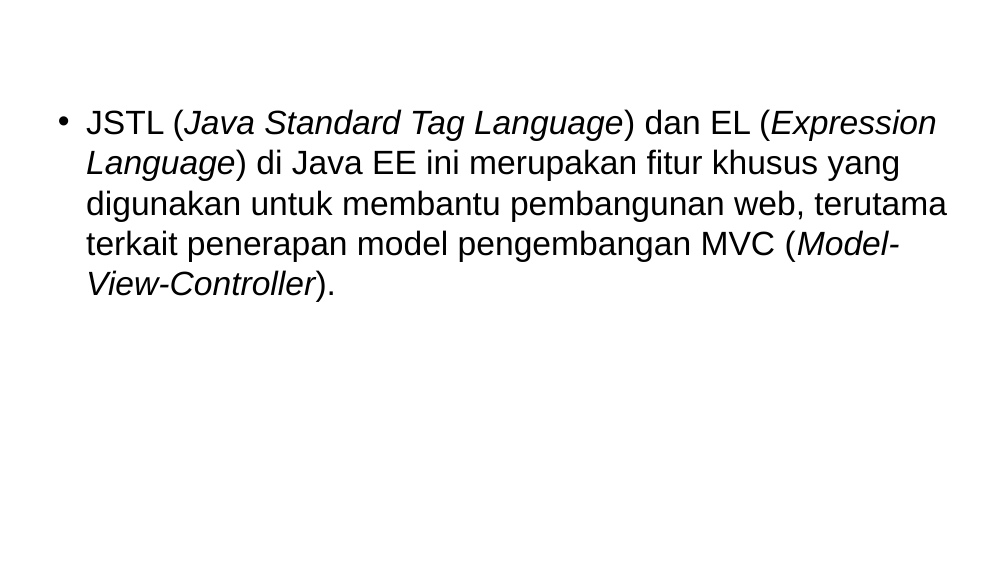
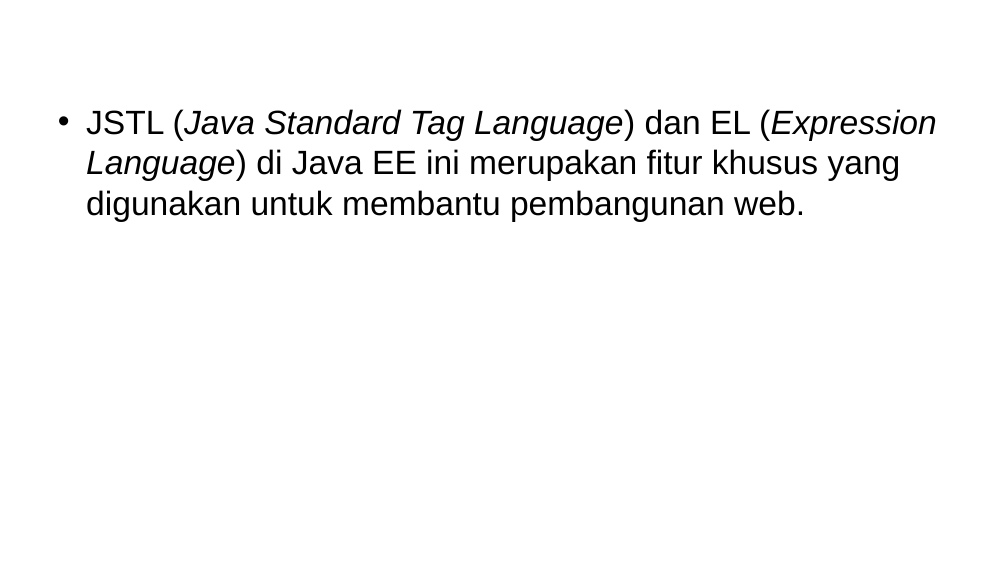
Before and after one commit to ruang-belajar/java-ee, a slide deck: slide 3 of docs/res/Java EE - Pertemuan 6.pptx. Drawn at 1008x567 pixels with LibreOffice and Linux fonts; fonts in the diff are those of the drawing; background and template pictures are left out. Boxes give left, top, right and bottom in pixels: in the first picture for what was removed or moved away, otherwise in the second. Text is boxed around its words. In the diff, an @@ line names an element or a change of style, - is before the commit and + after.

```diff
--- a/docs/res/Java EE - Pertemuan 6.pptx
+++ b/docs/res/Java EE - Pertemuan 6.pptx
@@ text at (86, 109, 937, 222): text changed @@
-• JSTL (Java Standard Tag Language) dan EL (Expression Language) di Java EE ini merupakan fitur khusus yang digunakan untuk membantu pembangunan web, terutama terkait penerapan model pengembangan MVC (Model-View-Controller).
+• JSTL (Java Standard Tag Language) dan EL (Expression Language) di Java EE ini merupakan fitur khusus yang digunakan untuk membantu pembangunan web.
```
Also in this commit, not shown: 4 other slides changed, 2 slides removed, 9 other files.
